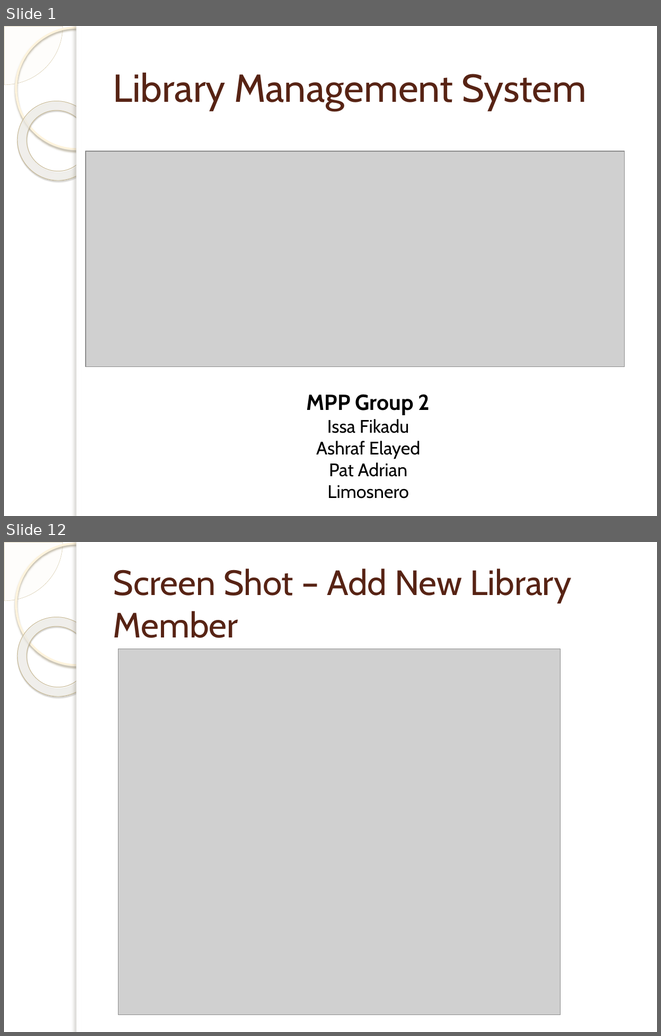
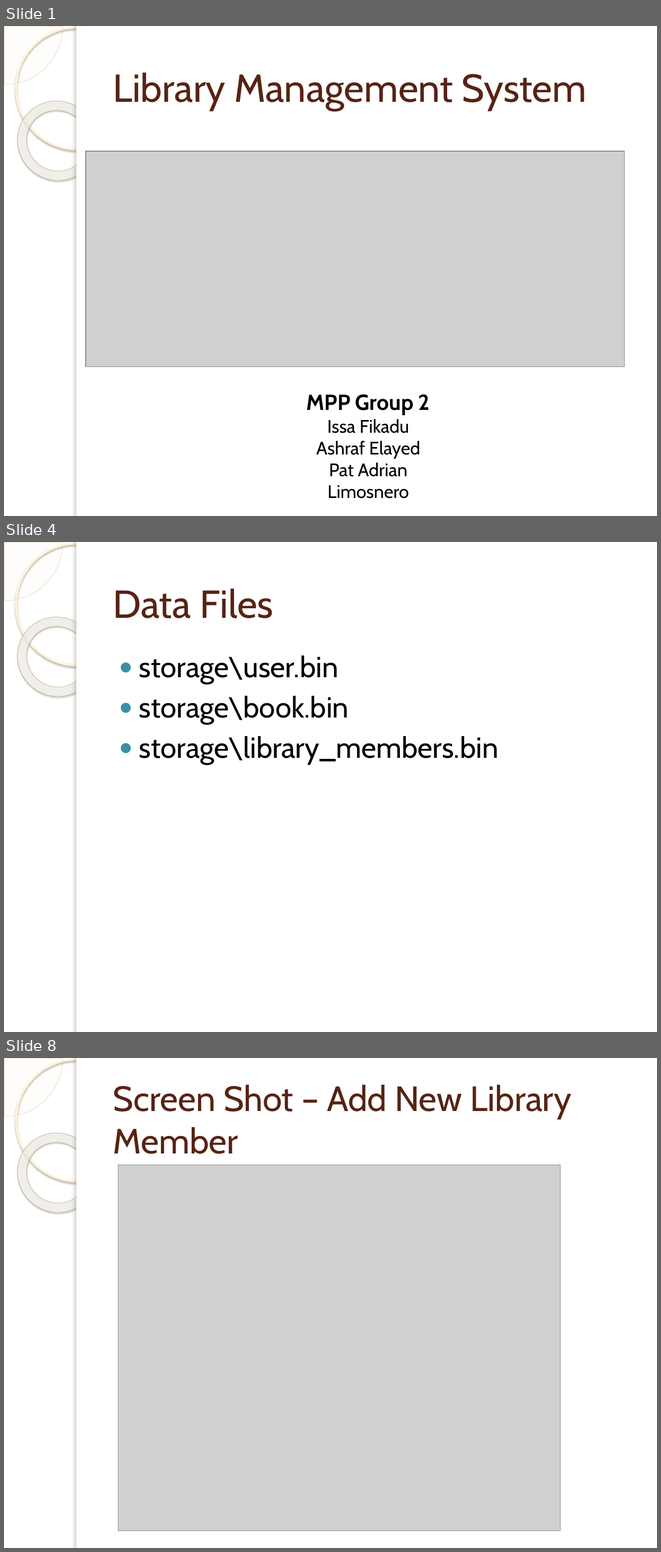
Before and after one commit to memiwo/library-management, a slide deck: docs/Library Management System.pptx. Shown one above the other, each under a label of ours: slides 1 and 12 before the commit, slides 1, 4 and 8 after it; the slides between them are not shown. The pictures are 661x1036 and 661x1552 pixels, drawn with LibreOffice and Linux fonts; fonts in the diff are those of the drawing; grey boxes stand for pictures; background and template pictures are left out. Boxes give left, top, right and bottom in pixels: in the first picture for what was removed or moved away, otherwise in the second. Text is boxed around its words. In the diff, an @@ line names an element or a change of style, - is before the commit and + after.

```diff
--- a/docs/Library Management System.pptx
+++ b/docs/Library Management System.pptx
@@ slide 4 added at (x1=4, y1=542, x2=657, y2=1032), background picture (left out); not listed: 5 template elements that a slide beside it also shows @@
@@ title added at (x1=113, y1=588, x2=274, y2=618), 43 pt, text #572314 @@
+Data Files
@@ text added at (x1=139, y1=655, x2=498, y2=765), 32 pt, text #000000 @@
+● storage\user.bin
+● storage\book.bin
+● storage\library_members.bin
@@ what was slide 12 is now slide 8 @@
```
Also in this commit, not shown: 10 slides changed, 1 other slide added, 6 other files.
